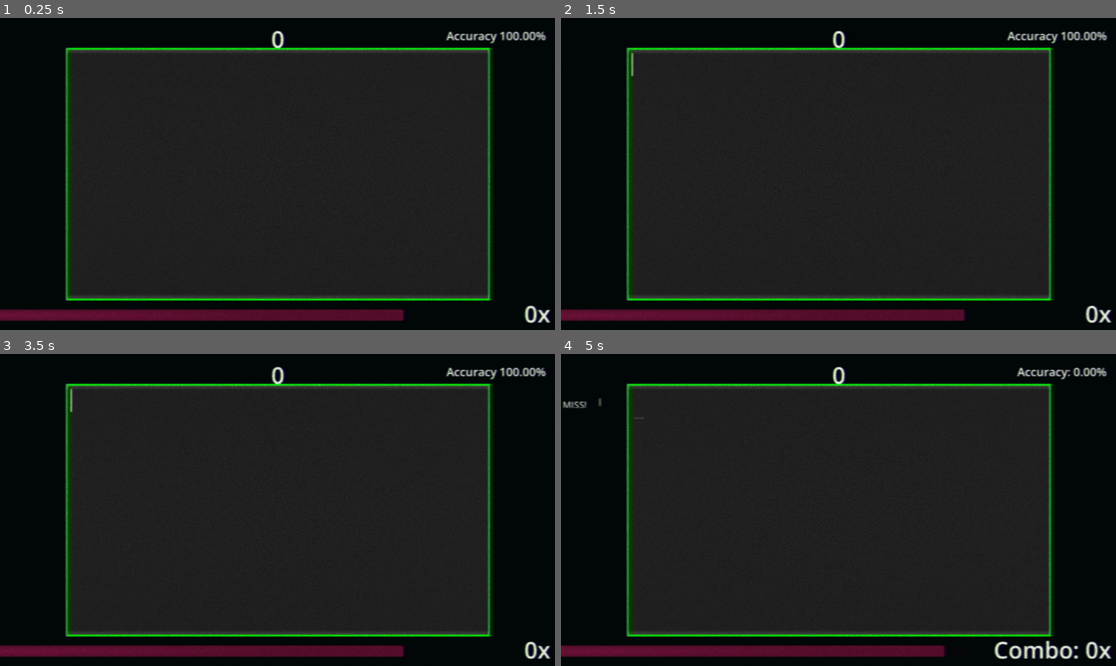
Above: before the commit, frames 1-4 (two rows, left to right).
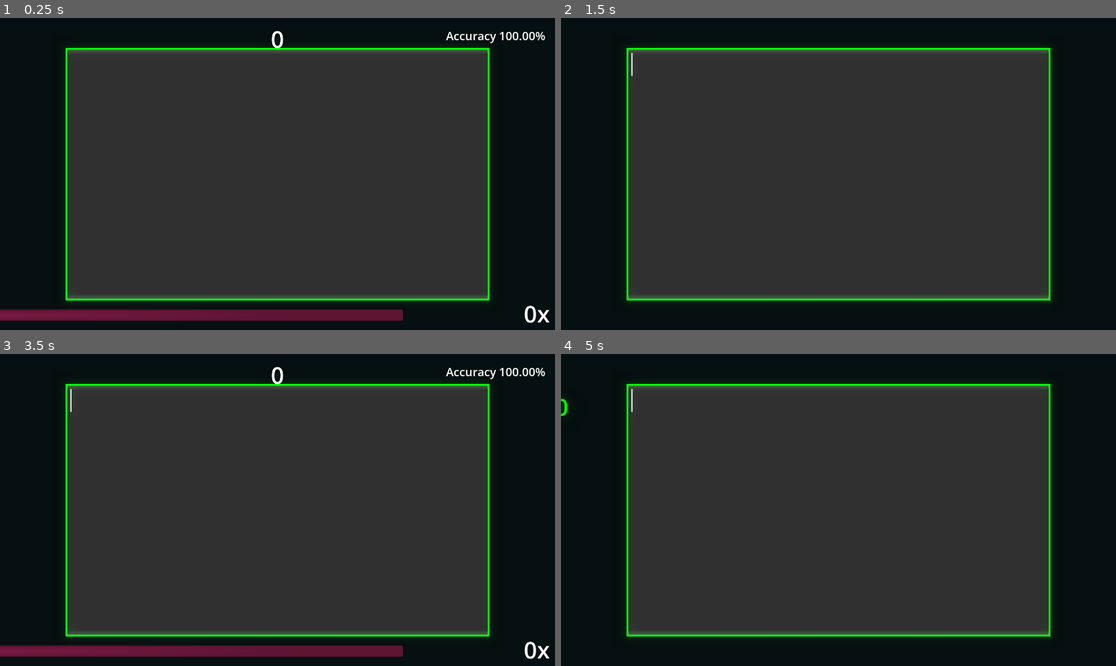
Above: after the commit, the same moments.

Repository: joeljanzen/Bitstreamer
Game: Godot game, scene res://Scenes/level.tscn
Same seed, same stepped clock (60 frames per second), same inputs: the game is played once before the commit and once after it.
Inputs (mouse positions are in pixels of both pictures, inside the frame that each line leads up to):
- Up to frame 1 (0.25 s): no input
- Up to frame 2 (1.5 s): tap Enter (enter) at 0.5 s; hold Tab (toggle level UI) 0.53-1.28 s; tap Space at 1.25 s; tap 0 (0 bit) at 1.35 s
- Up to frame 3 (3.5 s): tap Tab (toggle level UI) at 1.55, 3.05 s; tap Enter (enter) at 2, 2.85 s; hold Tab (toggle level UI) 2.03-2.78 s; tap 1 (1 bit) at 2.1 s; tap Space at 2.75 s
- Up to frame 4 (5 s): tap Enter (enter) at 3.5 s; hold Tab (toggle level UI) 3.53-4.25 s; tap W (spawn 0 bit) at 3.6 s; tap Escape (pause) at 4.15 s; click (838, 441) at 4.25 s, where only the run after the commit has a clickable "Resume"

The runs differ from the first frame. In frame 1, 3.8% of the frame differs, in the area x 0-100%, y 4-98%; in frame 2, 6.5%; in frame 3, 3.8%; in frame 4, 7.0%.

Commit message:
Pause screen using blur effect

Diff:
--- /dev/null
+++ b/Scenes/pause_ui.tscn
@@ -0,0 +1,43 @@
+[gd_scene format=3 uid="uid://c6eqexw0umdaj"]
+
+[ext_resource type="Theme" uid="uid://c7c1pti6lqmg4" path="res://Resources/Themes/bit_font.tres" id="1_bthaf"]
+[ext_resource type="Script" uid="uid://dpvq8ox1q4rjb" path="res://Scripts/UI/pause_ui.gd" id="1_srqh7"]
+
+[node name="pause_ui" type="Control" unique_id=1762296446]
+layout_mode = 3
+anchors_preset = 15
+anchor_right = 1.0
+anchor_bottom = 1.0
+grow_horizontal = 2
+grow_vertical = 2
+script = ExtResource("1_srqh7")
+
+[node name="CanvasLayer" type="CanvasLayer" parent="." unique_id=1799958347]
+
+[node name="Resume" type="Button" parent="CanvasLayer" unique_id=1245872889]
+offset_left = 710.0
+offset_top = 200.0
+offset_right = 1210.0
+offset_bottom = 400.0
+theme = ExtResource("1_bthaf")
+text = "Resume"
+
+[node name="Settings" type="Button" parent="CanvasLayer" unique_id=690275050]
+offset_left = 710.0
+offset_top = 440.0
+offset_right = 1210.0
+offset_bottom = 640.0
+theme = ExtResource("1_bthaf")
+text = "Settings"
+
+[node name="Quit" type="Button" parent="CanvasLayer" unique_id=873856400]
+offset_left = 710.0
+offset_top = 680.0
+offset_right = 1210.0
+offset_bottom = 880.0
+theme = ExtResource("1_bthaf")
+text = "Quit"
+
+[connection signal="pressed" from="CanvasLayer/Resume" to="." method="_on_resume_pressed"]
+[connection signal="pressed" from="CanvasLayer/Settings" to="." method="_on_settings_pressed"]
+[connection signal="pressed" from="CanvasLayer/Quit" to="." method="_on_quit_pressed"]
--- a/Scripts/Gameplay/level.gd
+++ b/Scripts/Gameplay/level.gd
@@ -2,25 +2,79 @@
 ## A game level, where gameplay occurs and all that jazz.
 
 @onready var _levelUI: LevelStatistics = $LevelUI
+@onready var _environment: WorldEnvironment = $WorldEnvironment
 @onready var _play_area: Node = $PlayArea
 
+## The strength of blur when the game is paused.
+const PAUSE_BLUR_STRENGTH := 0.5
+
 var _crash_screen = preload("res://Scenes/game_crash_ui.tscn")
+var _pause_screen = preload("res://Scenes/pause_ui.tscn")
+var _pause_instance: PauseUI
+
+## The game is paused.
+var paused := false
+
+## True if the UI was visible before pausing.
+var _UI_was_visible := true
+
+## The game has been failed.
+var failed := false
 
 
 ## Connect to the failed signal.
 func _ready() -> void:
 	Signals.failed.connect(_failed)
 
-
-## Start the level
-func start() -> void:
-	pass
+	# Aesthetics.
+	_environment.environment.glow_bloom = GameSettings.bloom_strength
 
 
-## The level has been failed
+## Input handling.
+func _input(event: InputEvent) -> void:
+	if event.is_action_pressed("pause"):
+		if paused:
+			resumed()
+		elif not failed:
+			_paused()
+	elif event.is_action_pressed("toggle level UI") and !paused:
+		_levelUI.toggle_visible()
+
+
+## The level has been unpaused.
+func resumed() -> void:
+	paused = false
+	_pause_instance.queue_free()
+	if _UI_was_visible:
+		_levelUI.toggle_visible()
+	_play_area.process_mode = Node.PROCESS_MODE_INHERIT
+
+	# Disable background blur.
+	_environment.environment.glow_blend_mode = Environment.GLOW_BLEND_MODE_SCREEN
+	_environment.environment.glow_bloom = GameSettings.bloom_strength
+
+
+## The level has been failed.
 func _failed() -> void:
+	failed = true
 	_play_area.process_mode = Node.PROCESS_MODE_DISABLED
 
 	var crash_screen: GameCrashUI = _crash_screen.instantiate()
 	crash_screen.connect_stats(_levelUI)
 	add_child(crash_screen)
+
+
+## The level has been paused.
+func _paused() -> void:
+	paused = true
+	_UI_was_visible = _levelUI.UI_is_visible()
+	_levelUI.hide_UI()
+	_play_area.process_mode = Node.PROCESS_MODE_DISABLED
+
+	_pause_instance = _pause_screen.instantiate()
+	_pause_instance.resumed.connect(resumed)
+	add_child(_pause_instance)
+
+	# Enable background blur.
+	_environment.environment.glow_blend_mode = Environment.GLOW_BLEND_MODE_REPLACE
+	_environment.environment.glow_bloom = PAUSE_BLUR_STRENGTH
--- a/Scripts/Global/game_settings.gd
+++ b/Scripts/Global/game_settings.gd
@@ -1,7 +1,11 @@
 extends Node
 
+# Aesthetic variables.
+## The strength of bloom.
+var bloom_strength := 1
+
 ## Toggles Flowerwall CRT shader.
-var _crt_effect = true
+var _crt_effect = false
 
 ## The CRT shader singleton.
 var _crt_shader: flowerwallCRT
--- a/Scripts/UI/level_ui.gd
+++ b/Scripts/UI/level_ui.gd
@@ -2,6 +2,7 @@
 extends Control
 ## Tracks statistics during gameplay and updates the level UI with it.
 
+@onready var _canvas: CanvasLayer = $CanvasLayer
 @onready var _score_label: RichTextLabel = $CanvasLayer/Score
 @onready var _combo_label: RichTextLabel = $CanvasLayer/Combo
 @onready var _health_bar: ProgressBar = $CanvasLayer/ProgramHealth
@@ -38,6 +39,29 @@
 var _max_accuracy: int = 0
 
 
+## Toggle the visibility of the entire levelUI.
+func toggle_visible() -> void:
+	if _canvas.visible:
+		_canvas.hide()
+	else:
+		_canvas.show()
+
+
+## Hide the entire levelUI.
+func hide_UI() -> void:
+	_canvas.hide()
+
+
+## Show the entire levelUI.
+func show_UI() -> void:
+	_canvas.show()
+
+
+## Returns if the UI is currently visible.
+func UI_is_visible() -> bool:
+	return _canvas.visible
+
+
 ## Share statistics with PerformanceCalculator, and connect to gameplay signals.
 func _ready() -> void:
 	PerformanceCalculator.connect_stats(self)
@@ -50,10 +74,10 @@
 ## (okay, good, or perfect click).
 func _scored(amount: int, raw_amount: int) -> void:
 	score += amount
-	_score_label.text = "Score: %d" % score
+	_score_label.text = "%d" % score
 	combo += 1
 	max_combo = max(combo, max_combo)
-	_combo_label.text = "Combo: %dx" % combo
+	_combo_label.text = "%dx" % combo
 
 	if _health_bar.value < _health_bar.max_value:
 		_health_bar.value += PerformanceCalculator.calculate_health_gain(raw_amount)
@@ -72,7 +96,7 @@
 ## The player missed a bit.
 func _missed(damage: int, click_quality: PerformanceCalculator.ClickQuality) -> void:
 	combo = 0
-	_combo_label.text = "Combo: %dx" % combo
+	_combo_label.text = "%dx" % combo
 	_health_bar.value -= damage
 
 	_update_acc(0)
@@ -93,4 +117,4 @@
 	_raw_score += raw_score
 	_max_accuracy += PerformanceCalculator.PERFECT_CLICK_SCORE
 	accuracy = float(_raw_score) / float(_max_accuracy) * 100
-	_accuracy_label.text = "Accuracy: %.2f%%" % accuracy
+	_accuracy_label.text = "Accuracy %.2f%%" % accuracy
--- /dev/null
+++ b/Scripts/UI/pause_ui.gd
@@ -0,0 +1,26 @@
+class_name PauseUI
+extends Control
+## Pause the current game, letting the player quit, change settings, or resume.
+
+## Emitted when the resume button is pressed.
+signal resumed
+
+
+## Idle animations in this screen, idk.
+func _process(delta: float) -> void:
+	pass
+
+
+## The player has pressed the resume button.
+func _on_resume_pressed() -> void:
+	resumed.emit()
+
+
+## The player has pressed the settings button.
+func _on_settings_pressed() -> void:
+	pass # Instantiate settings scene here!
+
+
+## The player has pressed the quit button.
+func _on_quit_pressed() -> void:
+	get_tree().quit(0)
Not shown, added: Scripts/UI/pause_ui.gd.uid
